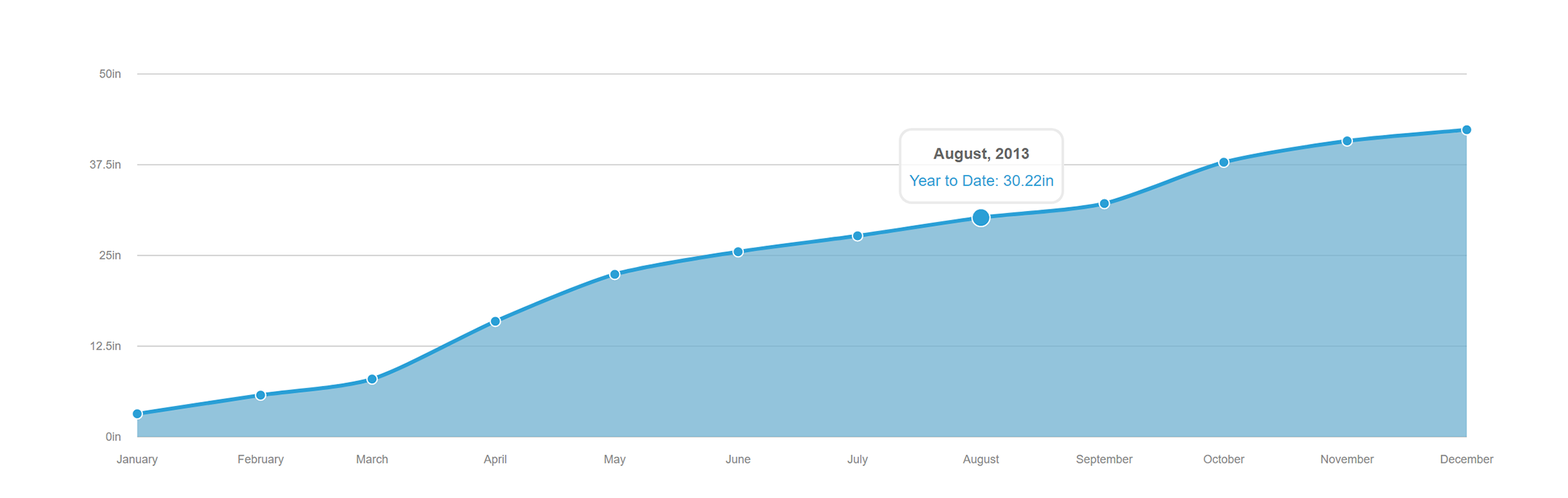
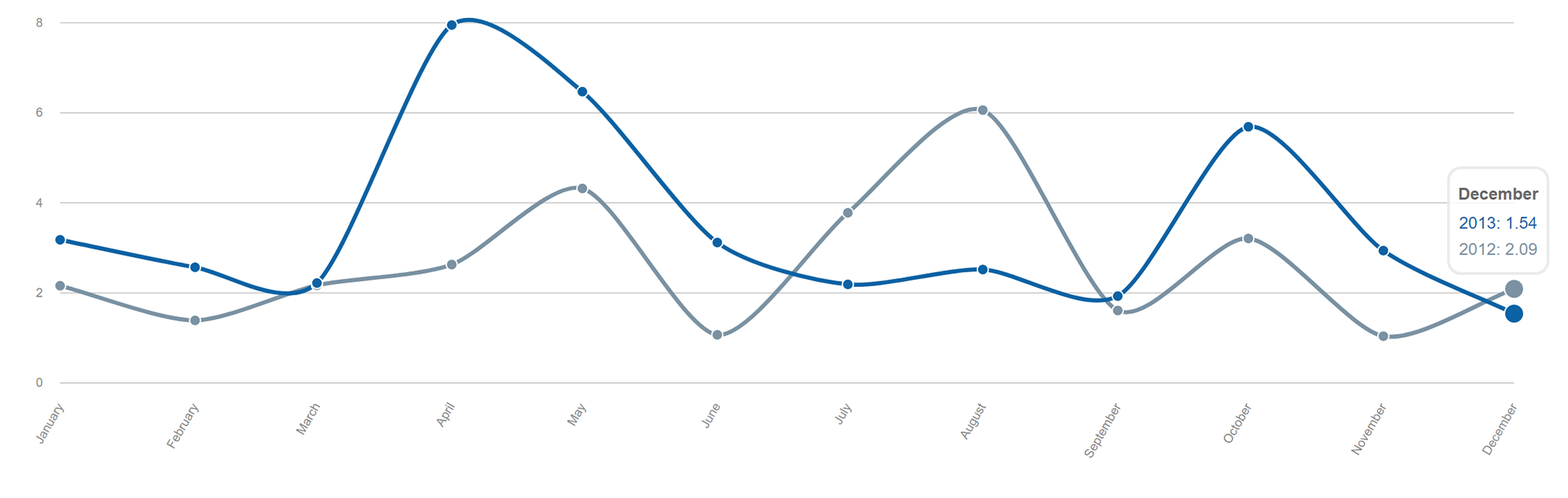
Two versions of the same layered image (1568x498). Layer-by-layer changes:
hid "chart-sample-6" over [58, 17, 1510, 466]
showed "chart-sample-3", painted on it over [35, 17, 1550, 466]
